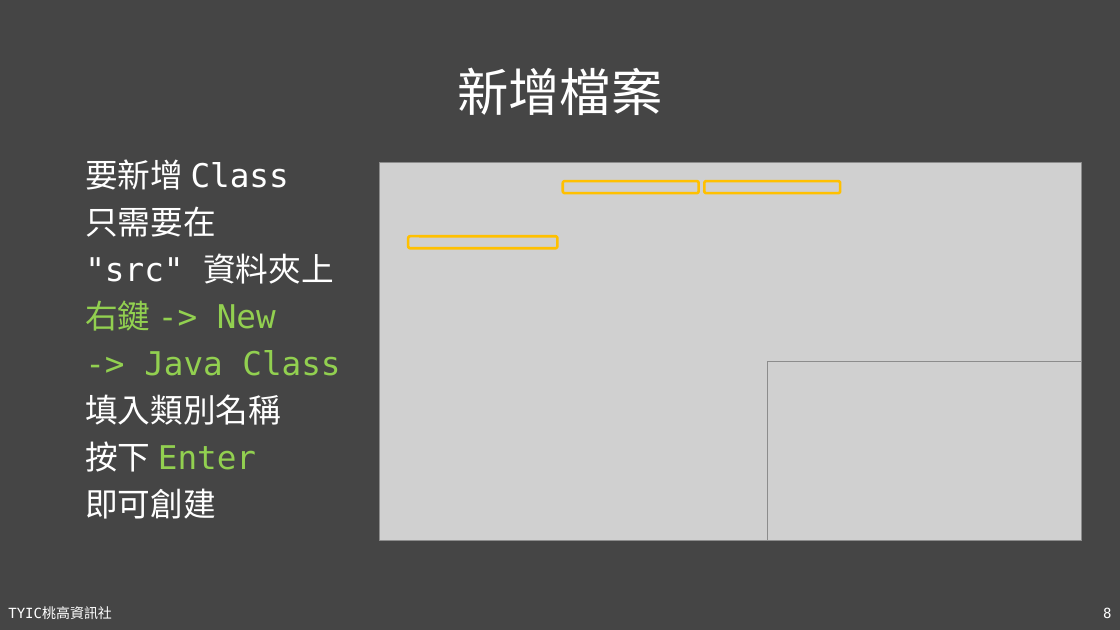
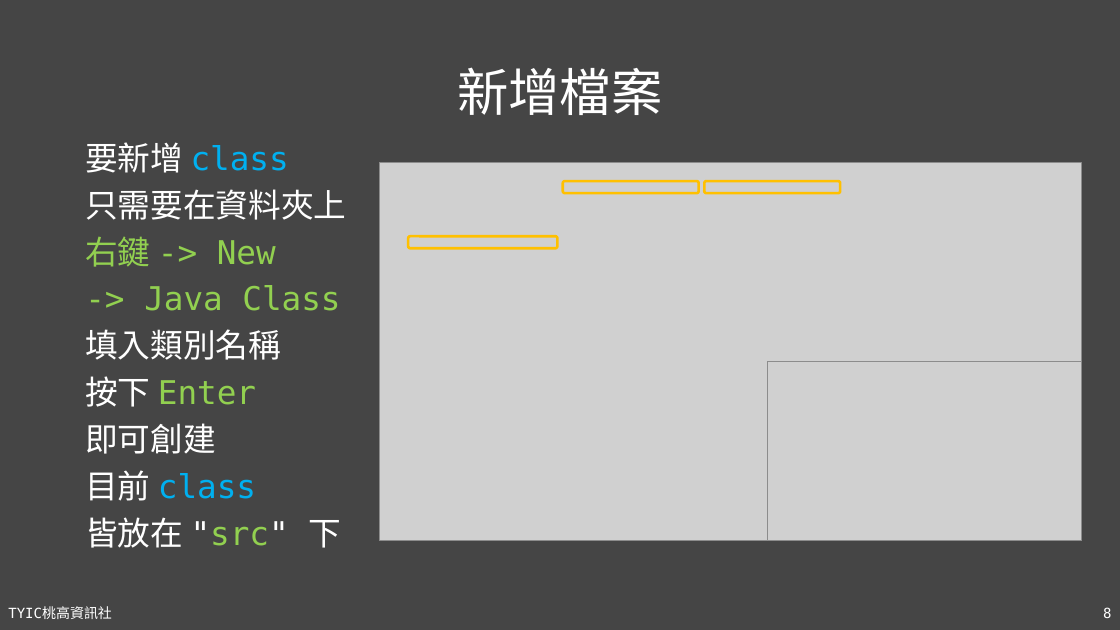
Before and after one commit to TYSHIC/slides, a slide deck: slide 8 of powerpoint/05_IntelliJ IDEA.pptx. Drawn at 1120x630 pixels with LibreOffice and Linux fonts; fonts in the diff are those of the drawing; grey boxes stand for pictures. Boxes give left, top, right and bottom in pixels: in the first picture for what was removed or moved away, otherwise in the second. Text is boxed around its words. In the diff, an @@ line names an element or a change of style, - is before the commit and + after.

```diff
--- a/powerpoint/05_IntelliJ IDEA.pptx
+++ b/powerpoint/05_IntelliJ IDEA.pptx
@@ text "要新增 class": place and size @@
-text "要新增 class" at [85, 159, 340, 519]
+text "要新增 class" at [85, 142, 346, 548]
@@ text at [85, 142, 346, 220]: text changed @@
-要新增 Class
-只需要在
-"src" 資料夾上
+要新增 class
+只需要在資料夾上
@@ text at [85, 470, 341, 548]: paragraphs added @@
+目前 class
+皆放在 "src" 下
```
Also in this commit, not shown: 15 other slides changed, 14 other files.
